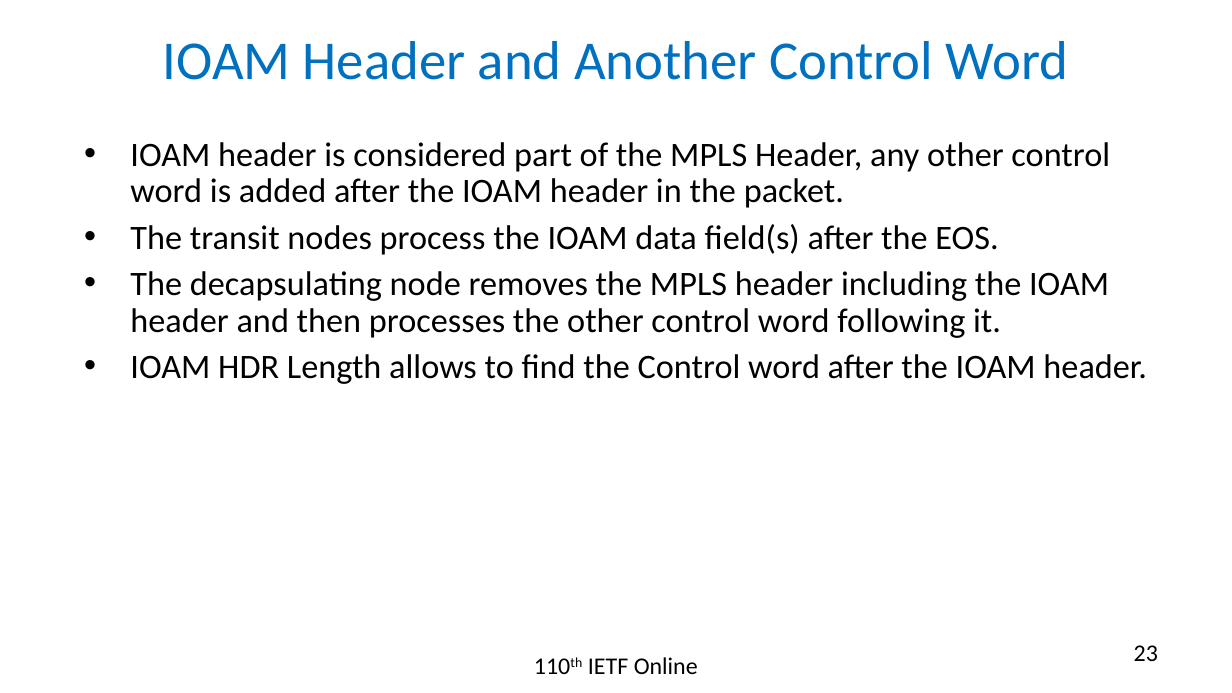
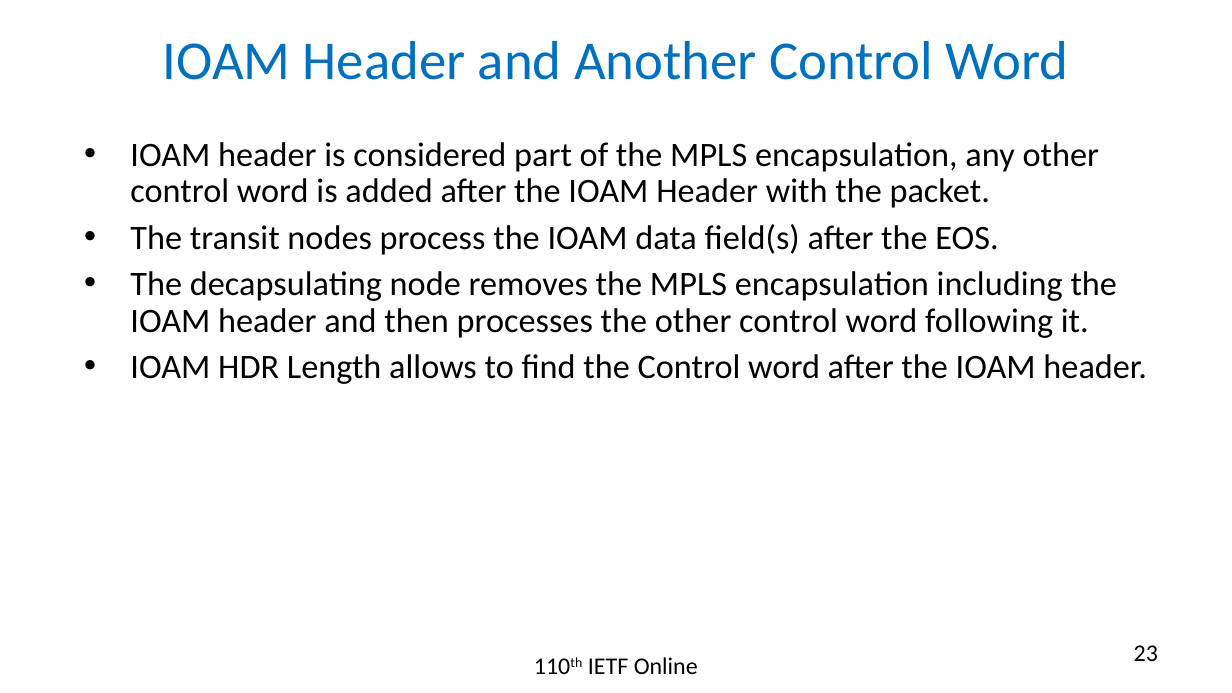
Before and after one commit to rakgandhi/ietf-slides, a slide deck: slide 23 of draft-gandhi-mpls-ioam-sr-05.pptx. Drawn at 1232x693 pixels with LibreOffice and Linux fonts; fonts in the diff are those of the drawing. Boxes give left, top, right and bottom in pixels: in the first picture for what was removed or moved away, otherwise in the second. Text is boxed around its words. In the diff, an @@ line names an element or a change of style, - is before the commit and + after.

```diff
--- a/draft-gandhi-mpls-ioam-sr-05.pptx
+++ b/draft-gandhi-mpls-ioam-sr-05.pptx
@@ text at (x1=130, y1=142, x2=1099, y2=208): text changed @@
-• IOAM header is considered part of the MPLS Header, any other control word is added after the IOAM header in the packet.
+• IOAM header is considered part of the MPLS encapsulation, any other control word is added after the IOAM Header with the packet.
@@ text at (x1=130, y1=271, x2=1117, y2=338): text changed @@
-• The decapsulating node removes the MPLS header including the IOAM header and then processes the other control word following it.
+• The decapsulating node removes the MPLS encapsulation including the IOAM header and then processes the other control word following it.
```
Also in this commit, not shown: 13 other slides changed, 1 other file.
